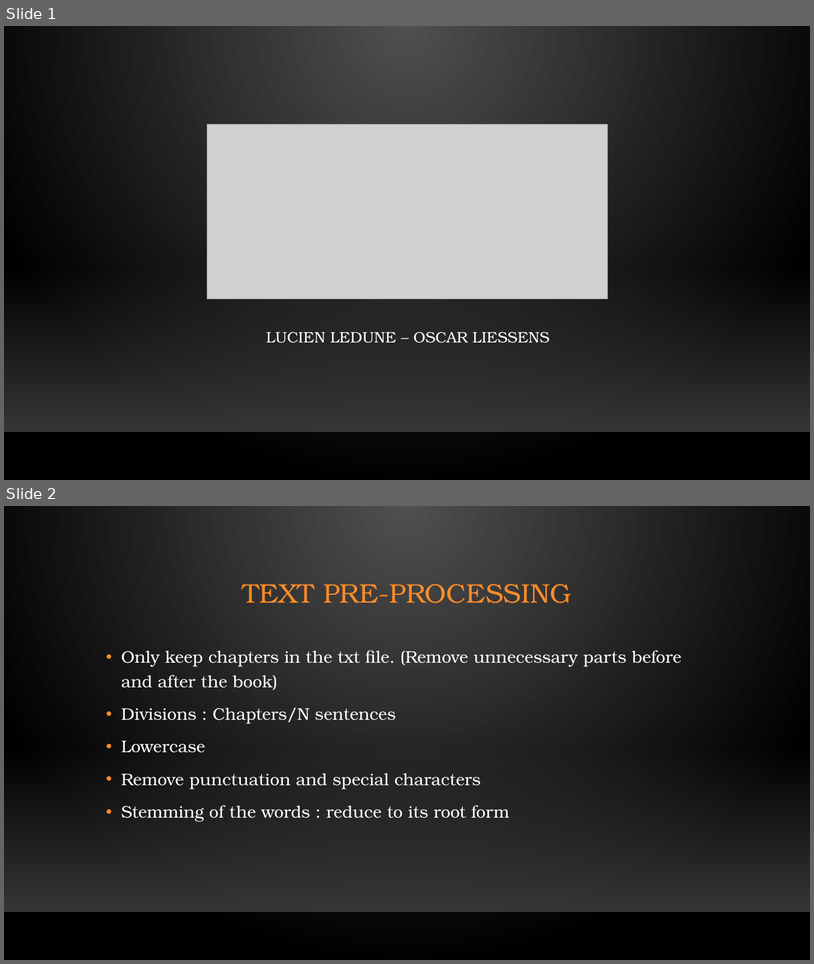
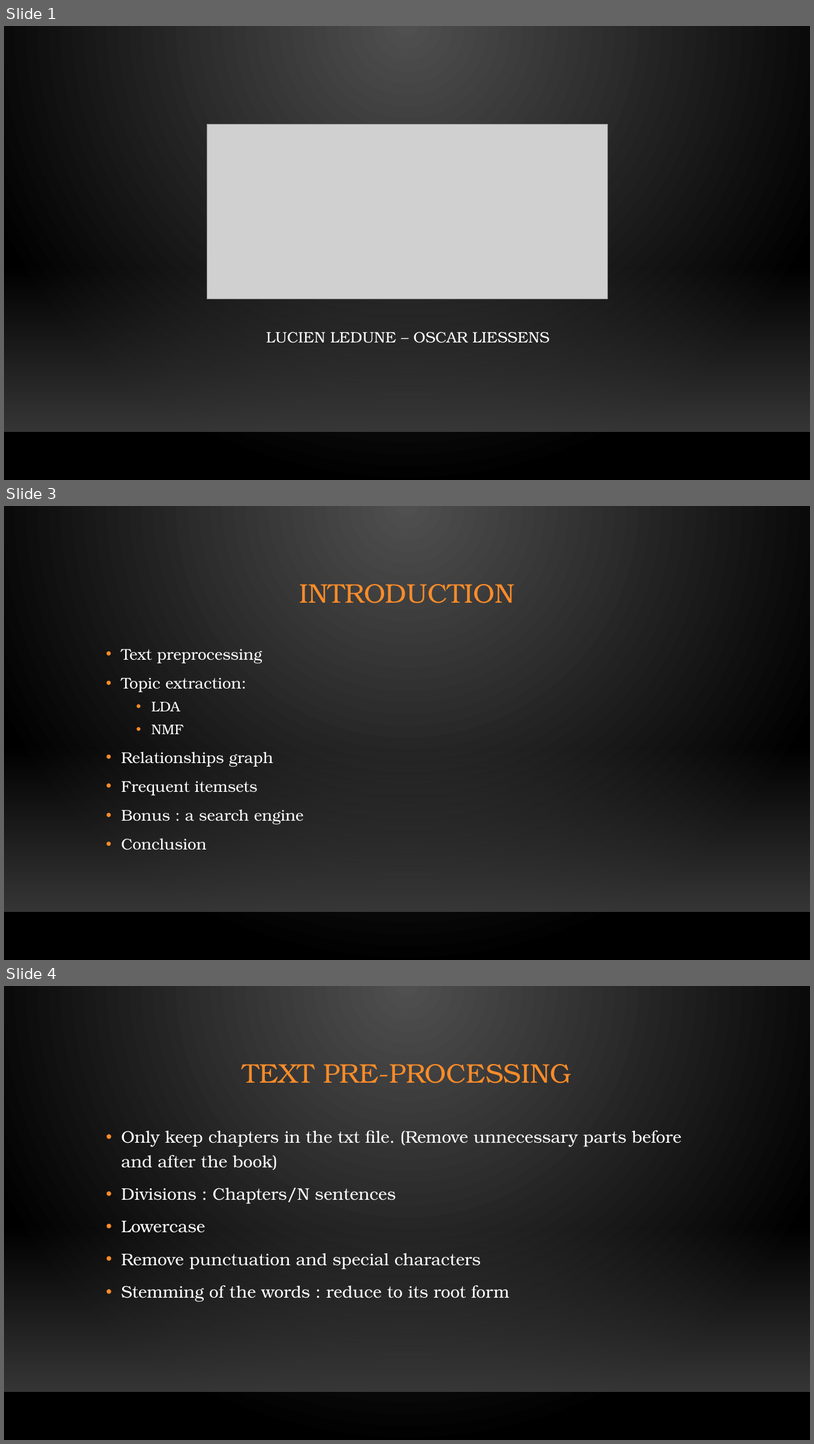
Before and after one commit to Lledune/DS-Project-Dracula, a slide deck: Understanding Dracula.pptx. Shown one above the other, each under a label of ours: slides 1 and 2 before the commit, slides 1, 3 and 4 after it; the slides between them are not shown. The pictures are 814x964 and 814x1444 pixels, drawn with LibreOffice and Linux fonts; fonts in the diff are those of the drawing; grey boxes stand for pictures; background and template pictures are left out. Boxes give left, top, right and bottom in pixels: in the first picture for what was removed or moved away, otherwise in the second. Text is boxed around its words. In the diff, an @@ line names an element or a change of style, - is before the commit and + after.

Commit message:
Quasi fini ppt !
Manque que la conclusion

```diff
--- a/Understanding Dracula.pptx
+++ b/Understanding Dracula.pptx
@@ slide 3 added at bbox=[4, 506, 810, 960], background gradient #505050 to #000000; not listed: 2 template elements that a slide beside it also shows @@
@@ title added at bbox=[299, 584, 515, 603], 32 pt, text #FB8C29 @@
+INTRODUCTION
@@ text added at bbox=[121, 649, 304, 850], 18.5 pt, text #FFFFFF @@
+• Text preprocessing
+• Topic extraction:
+  • LDA
+  • NMF
+• Relationships graph
+• Frequent itemsets
+• Bonus : a search engine
+• Conclusion
@@ what was slide 2 is now slide 4 @@
```
Also in this commit, not shown: 8 other slides added, 1 slide removed, 2 other files.
